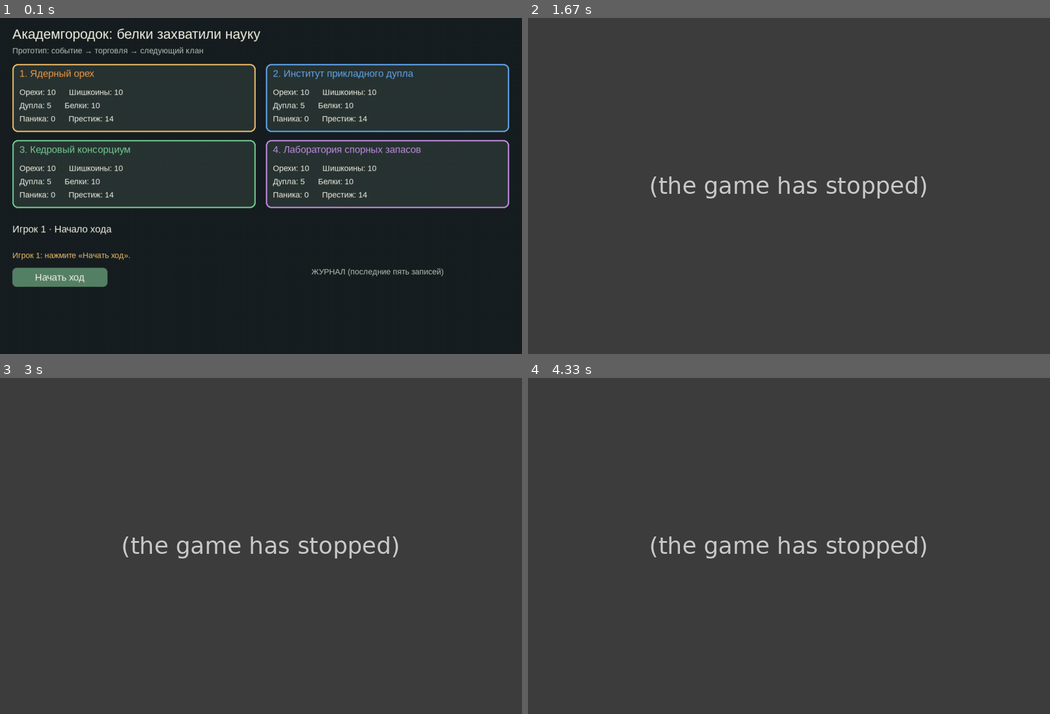
Above: before the commit, frames 1-4 (two rows, left to right).
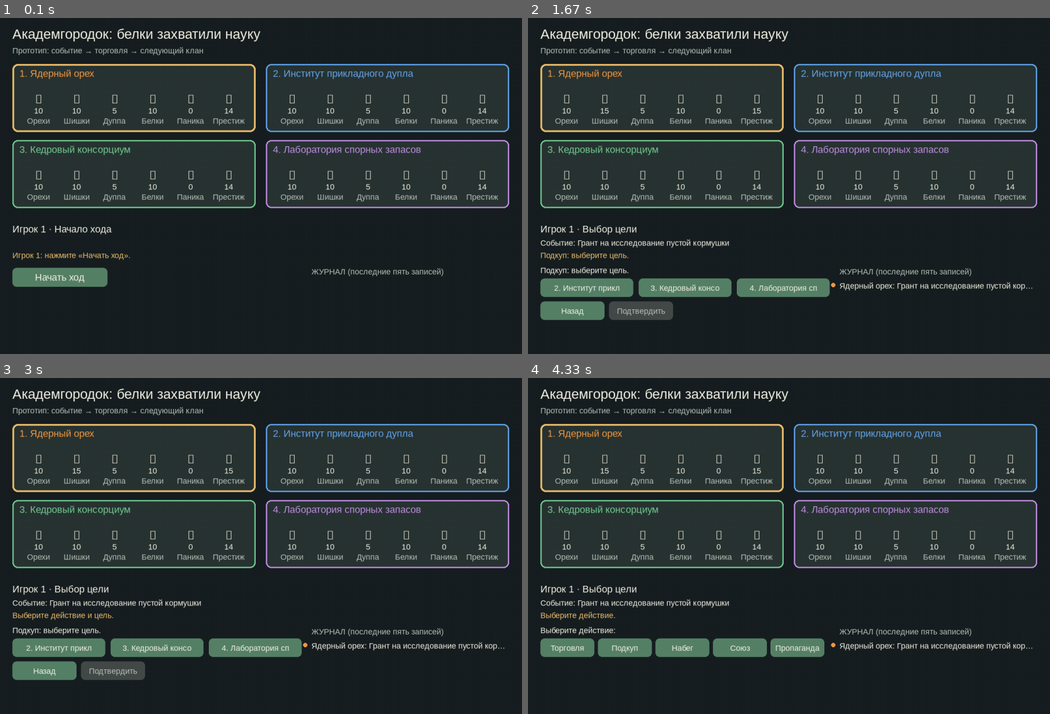
Above: after the commit, the same moments.

Repository: Viculence/case2_pygame
Game: pygame game, started from main.py
The game is run twice, just before and just after one commit, with the same random seed, the same clock (stepped at 60 frames per second) and the same inputs.
Inputs (mouse positions are in pixels of both pictures, inside the frame that each line leads up to):
- Up to frame 1 (0.1 s): no input
- Up to frame 2 (1.67 s): click "Начать ход" at 0.38 s; click "К действиям" at 0.72 s; click "Подкуп" at 1.05 s; click (851, 216) at 1.38 s
- Up to frame 3 (3 s): click "Подтвердить" at 2.22 s; click (396, 599) at 2.55 s; click (365, 519) at 2.88 s
- Up to frame 4 (4.33 s): click (924, 515) at 3.22 s; click (950, 539) at 3.55 s; click "Назад" at 3.88 s; click (632, 431) at 4.22 s

The runs differ from the first frame. In frame 1, 3.6% of the frame differs, in the area x 2-96%, y 13-55%; in frame 2, 66%; in frame 3, 66%; in frame 4, 67%, in the area x 0-100%, y 0-100%.
Error before the commit: KeyError: 'event' (ui.py line 199); the game stopped at 0.43 s (later frames are placeholders)

Commit message:
бновлён дизайн: карточки с иконками, меню действий, маркеры в журнале

Diff:
--- a/game/ui.py
+++ b/game/ui.py
@@ -75,27 +75,43 @@
         outline = (
             config.ACCENT if index == game["current"] else player["color"]
         )
+        outline_width = 4 if index == game["current"] else config.OUTLINE_WIDTH
         pygame.draw.rect(screen, outline, rect,
-                         width=config.OUTLINE_WIDTH,
+                         width=outline_width,
                          border_radius=config.CORNER_RADIUS)
+
         name_color = player["color"] if player["alive"] else config.MUTED
         write(screen, text_font, f"{index + 1}. {player['name']}",
               x + config.PANEL_PADDING, y + config.PANEL_TITLE_OFFSET,
               name_color)
+
         if not player["alive"]:
             write(screen, small_font, "ВЫБЫЛ",
                   x + config.PANEL_BADGE_OFFSET,
                   y + config.PANEL_TITLE_OFFSET, config.ACCENT)
+
         res = player["resources"]
-        lines = (
-            f"Орехи: {res['grain']}      Шишкоины: {res['money']}",
-            f"Дупла: {res['land']}      Белки: {res['people']}",
-            f"Паника: {res['smuta']}      Престиж: {scores[index]}",
-        )
-        for row, line in enumerate(lines):
-            write(screen, small_font, line, x + config.PANEL_PADDING,
-                  y + config.PANEL_STATS_TOP
-                  + row * config.PANEL_TEXT_STEP)
+        icons = ("🌰", "🌲", "🕳️", "🐿️", "❗", "🏆")
+        labels = ("Орехи", "Шишки", "Дуппа", "Белки", "Паника", "Престиж")
+        values = (
+            res["grain"], res["money"], res["land"],
+            res["people"], res["smuta"], scores[index],
+        )
+
+        icon_font = pygame.font.SysFont("segoeuiemoji", 22)
+        cell_width = (config.PANEL_WIDTH - config.PANEL_PADDING * 2) // 6
+
+        for i, (icon, label, value) in enumerate(zip(icons, labels, values)):
+            cx = x + config.PANEL_PADDING + i * cell_width + cell_width // 2
+            icon_surface = icon_font.render(icon, True, config.WHITE)
+            screen.blit(icon_surface,
+                        icon_surface.get_rect(center=(cx, y + 78)))
+            value_surface = small_font.render(str(value), True, config.WHITE)
+            screen.blit(value_surface,
+                        value_surface.get_rect(center=(cx, y + 105)))
+            label_surface = small_font.render(label, True, config.MUTED)
+            screen.blit(label_surface,
+                        label_surface.get_rect(center=(cx, y + 128)))
 
 
 def draw_controls(
@@ -116,10 +132,40 @@
                 config.PRIMARY_WIDTH, config.BUTTON_HEIGHT,
             )),
         ))
+    elif phase == "event":
+        controls.append((
+            "continue",
+            button(screen, text_font, "К действиям", pygame.Rect(
+                config.PAGE_MARGIN, config.PRIMARY_Y,
+                config.PRIMARY_WIDTH, config.BUTTON_HEIGHT,
+            )),
+        ))
     elif phase == "action":
         write(screen, small_font,
-              "Торговля: 3 шишкоина за 4 ореха соперника.",
+              "Выберите действие:",
               config.PAGE_MARGIN, config.ACTION_DESCRIPTION_Y)
+        position = 0
+        action_step = 130
+        action_width = 122
+        for action_id, action in config.ACTIONS.items():
+            rect = pygame.Rect(
+                config.PAGE_MARGIN + position * action_step,
+                config.TARGET_Y,
+                action_width,
+                config.TARGET_BUTTON_HEIGHT,
+            )
+            controls.append((
+                f"action:{action_id}",
+                button(screen, small_font, action["title"], rect),
+            ))
+            position += 1
+    elif phase == "target":
+        action_id = game["selected_action"]
+        if action_id:
+            action_title = config.ACTIONS[action_id]["title"]
+            write(screen, small_font,
+                  f"{action_title}: выберите цель.",
+                  config.PAGE_MARGIN, config.ACTION_DESCRIPTION_Y)
         position = 0
         for index, player in enumerate(game["players"]):
             if index == game["current"]:
@@ -135,27 +181,27 @@
             controls.append((
                 f"target:{index}",
                 button(screen, small_font, label, rect,
-                       index in targets,
+                       player["alive"],
                        game["selected_target"] == index),
             ))
             position += 1
-        if targets:
-            controls.append((
-                "confirm",
-                button(screen, small_font, "Подтвердить торговлю",
-                       pygame.Rect(config.PAGE_MARGIN, config.CONFIRM_Y,
-                                   config.CONFIRM_WIDTH,
-                                   config.TARGET_BUTTON_HEIGHT),
-                       game["selected_target"] in targets),
-            ))
-        else:
-            controls.append((
-                "skip",
-                button(screen, small_font, "Пропустить действие",
-                       pygame.Rect(config.PAGE_MARGIN, config.CONFIRM_Y,
-                                   config.CONFIRM_WIDTH,
-                                   config.TARGET_BUTTON_HEIGHT)),
-            ))
+        controls.append((
+            "back",
+            button(screen, small_font, "Назад",
+                   pygame.Rect(config.PAGE_MARGIN, config.CONFIRM_Y,
+                               config.CONFIRM_WIDTH // 2 - 5,
+                               config.TARGET_BUTTON_HEIGHT)),
+        ))
+        controls.append((
+            "confirm",
+            button(screen, small_font, "Подтвердить",
+                   pygame.Rect(
+                       config.PAGE_MARGIN + config.CONFIRM_WIDTH // 2 + 5,
+                       config.CONFIRM_Y,
+                       config.CONFIRM_WIDTH // 2 - 5,
+                       config.TARGET_BUTTON_HEIGHT),
+                   game["selected_target"] is not None),
+        ))
     elif phase == "result":
         controls.append((
             "next",
@@ -192,8 +238,12 @@
           config.PAGE_MARGIN, config.SUBTITLE_Y, config.MUTED)
     draw_players(screen, game, scores, fonts)
     phase_names = {
-        "start": "Начало хода", "action": "Выбор цели",
-        "result": "Итог хода", "game_over": "Конец партии",
+        "start": "Начало хода",
+        "event": "Событие",
+        "action": "Выбор цели",
+        "target": "Выбор цели",
+        "result": "Итог хода",
+        "game_over": "Конец партии",
     }
     write(screen, text_font,
           f"Игрок {game['current'] + 1} · {phase_names[game['phase']]}",
@@ -211,8 +261,16 @@
     write(screen, small_font, "ЖУРНАЛ (последние пять записей)",
           config.LOG_X, config.LOG_TITLE_Y, config.MUTED)
     for row, entry in enumerate(game["log"][-config.LOG_VISIBLE:]):
+        y = config.LOG_ENTRY_Y + row * config.LOG_STEP
+        marker_color = config.MUTED
+        clan_names = [clan[0] for clan in config.CLANS]
+        for i, clan_name in enumerate(clan_names):
+            if clan_name in entry:
+                marker_color = config.CLANS[i][1]
+                break
+        pygame.draw.circle(screen, marker_color, (config.LOG_X - 14, y + 9), 5)
         write(screen, small_font, entry,
-              config.LOG_X, config.LOG_ENTRY_Y + row * config.LOG_STEP,
+              config.LOG_X, y,
               max_width=config.LOG_WIDTH)
     pygame.display.flip()
     return controls
